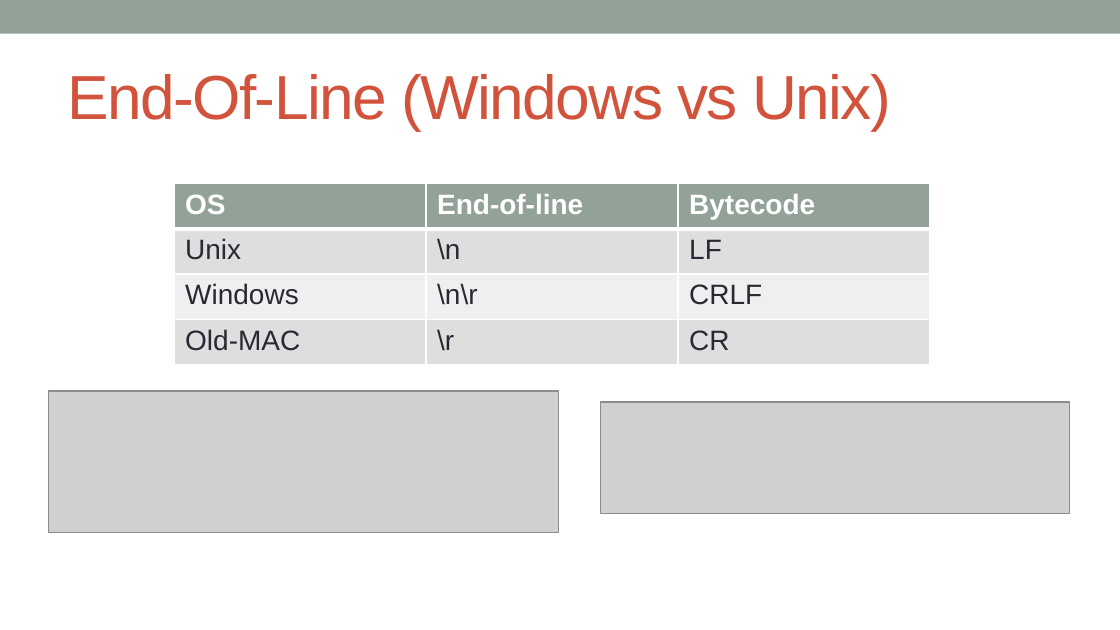
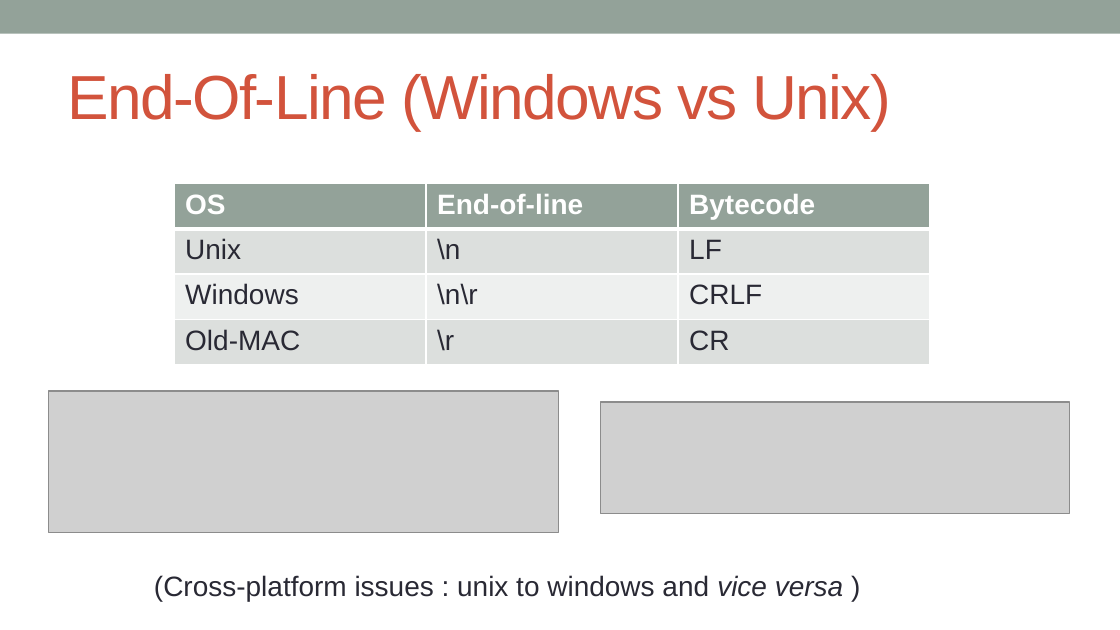
Before and after one commit to kanhu-pcr-code/bioinfo-PERL-course, a slide deck: slide 17 of PPTs/Getting_stared_with_perl.pptx (slide 14 before the commit). Drawn at 1120x630 pixels with LibreOffice and Linux fonts; fonts in the diff are those of the drawing; grey boxes stand for pictures. Boxes give left, top, right and bottom in pixels: in the first picture for what was removed or moved away, otherwise in the second. Text is boxed around its words. In the diff, an @@ line names an element or a change of style, - is before the commit and + after.

```diff
--- a/PPTs/Getting_stared_with_perl.pptx
+++ b/PPTs/Getting_stared_with_perl.pptx
@@ text added at (154,575,843,601), 18 pt, text #292934 @@
+(Cross-platform issues : unix to windows and vice versa )
```
Also in this commit, not shown: 7 other slides changed, 2 slides added, 22 other files.
